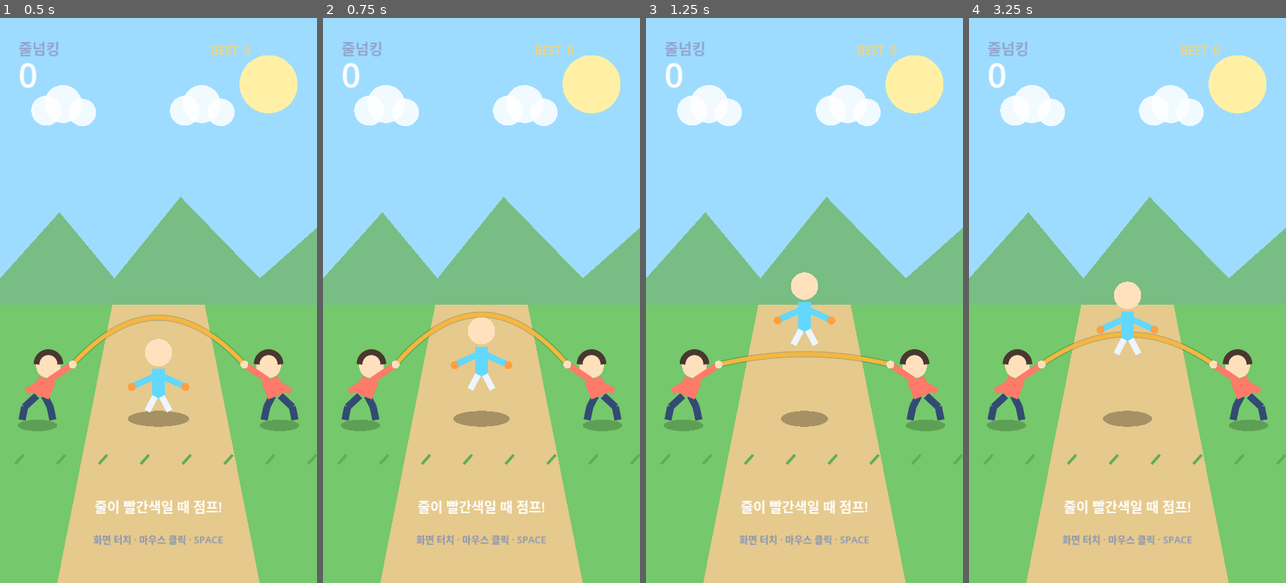
Above: before the commit, frames 1-4 (left to right).
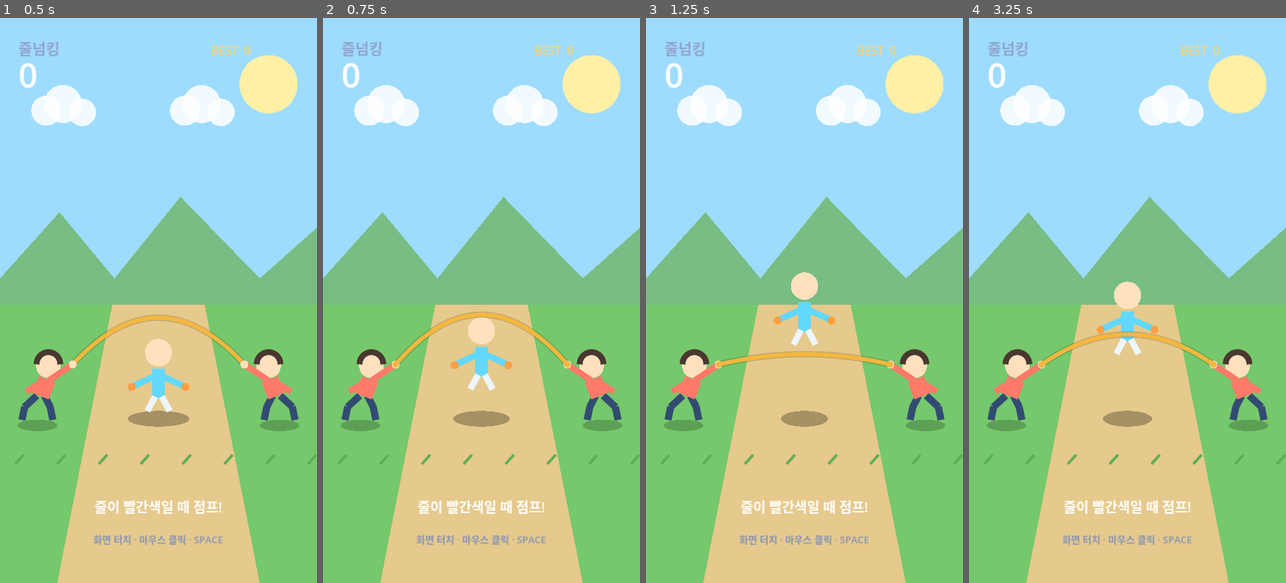
Above: after the commit, the same moments.

Repository: eunchan4490-star/Rope-King
Game: Godot game, scene res://main.tscn
Two runs of this game, one before a commit and one after it. Both use one fixed random seed, a clock stepped at 60 frames per second and the inputs below.
Inputs (mouse positions are in pixels of both pictures, inside the frame that each line leads up to):
- Up to frame 1 (0.5 s): no input
- Up to frame 2 (0.75 s): move the mouse to (551, 272) at 0.52 s; click (551, 272) at 0.67 s
- Up to frame 3 (1.25 s): tap Space (jump) at 0.77 s
- Up to frame 4 (3.25 s): move the mouse to (1064, 328) at 1.27 s; click (1064, 328) at 1.42 s; tap Space (jump) at 1.52, 3.02 s; move the mouse to (1159, 176) at 2.02 s; click (1159, 176) at 2.17 s; move the mouse to (1111, 413) at 2.77 s; click (1111, 413) at 2.92 s

Frame 1 is identical in both runs. In frame 2, less than 0.1% of the frame differs, in the area x 22-78%, y 53-62%; in frame 3, less than 0.1%; in frame 4, less than 0.1%, in the area x 22-78%, y 55-62%.

Commit message:
feat: support replaceable player sprites

Diff:
--- a/scripts/main.gd
+++ b/scripts/main.gd
@@ -14,6 +14,12 @@
 const REQUIRED_JUMP_HEIGHT := 36.0
 const CHALLENGE_START_SCORE := 4
 const MAX_PATTERN_SPEED := 6.2
+const DEFAULT_PLAYER_SPRITE_PATH := "res://assets/player/player.png"
+
+@export_group("Player Sprite")
+@export var player_sprite: Texture2D
+@export var player_sprite_max_size := Vector2(160.0, 190.0)
+@export var player_sprite_ground_offset := Vector2.ZERO
 
 var score := 0
 var best_score := 0
@@ -32,6 +38,8 @@
 
 
 func _ready() -> void:
+	if player_sprite == null and ResourceLoader.exists(DEFAULT_PLAYER_SPRITE_PATH):
+		player_sprite = load(DEFAULT_PLAYER_SPRITE_PATH) as Texture2D
 	get_viewport().size_changed.connect(queue_redraw)
 	queue_redraw()
 
@@ -173,7 +181,8 @@
 
 
 func _rope_is_behind() -> bool:
-	return sin(rope_angle) < 0.0
+	# The descending half comes toward the player; the rising half moves behind.
+	return cos(rope_angle) < 0.0
 
 
 func _is_jump_cue() -> bool:
@@ -252,6 +261,25 @@
 	# Shadow
 	var shadow_scale := clampf(1.0 + jump_height / 650.0, 0.45, 1.0)
 	_draw_shadow_ellipse(Vector2(PLAYER_X, PLAYER_GROUND_Y + 18.0), Vector2(70.0 * shadow_scale, 18.0), Color(0, 0, 0, 0.28))
+	if player_sprite != null:
+		_draw_player_sprite(p)
+	else:
+		_draw_default_player(p)
+
+
+func _draw_player_sprite(feet_position: Vector2) -> void:
+	var texture_size := player_sprite.get_size()
+	if texture_size.x <= 0.0 or texture_size.y <= 0.0:
+		_draw_default_player(feet_position)
+		return
+	var sprite_scale := minf(player_sprite_max_size.x / texture_size.x, player_sprite_max_size.y / texture_size.y)
+	var draw_size := texture_size * sprite_scale
+	var anchored_feet := feet_position + player_sprite_ground_offset
+	var draw_position := anchored_feet - Vector2(draw_size.x * 0.5, draw_size.y)
+	draw_texture_rect(player_sprite, Rect2(draw_position, draw_size), false)
+
+
+func _draw_default_player(p: Vector2) -> void:
 	# Body, head, legs and arms
 	draw_line(p + Vector2(0, -95), p + Vector2(0, -28), Color("62d8ff"), 28.0, true)
 	draw_circle(p + Vector2(0, -132), 31.0, Color("ffe1bd"))
Not shown, changed: README.md
Not shown, added: assets/player/README.md
